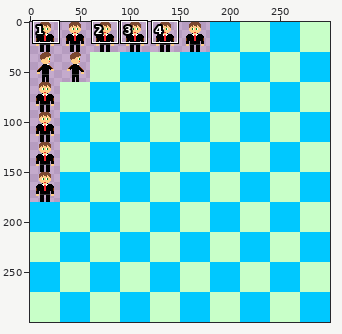
File history of a sprite sheet, assets/textures/characters/player.png. The first picture is a wide view before the edit; the outline marks the close-up.
Close-up. Earlier state:
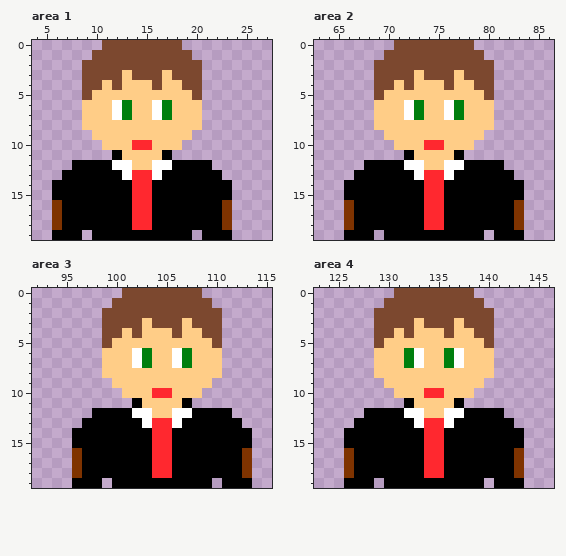
The file is 300x300 pixels. Shown: area 1: x 4..27, y 0..19; area 2: x 63..86, y 0..19; area 3: x 92..115, y 0..19; area 4: x 123..146, y 0..19. The commit also changed other parts of the picture, which this record leaves out.
Once edited:
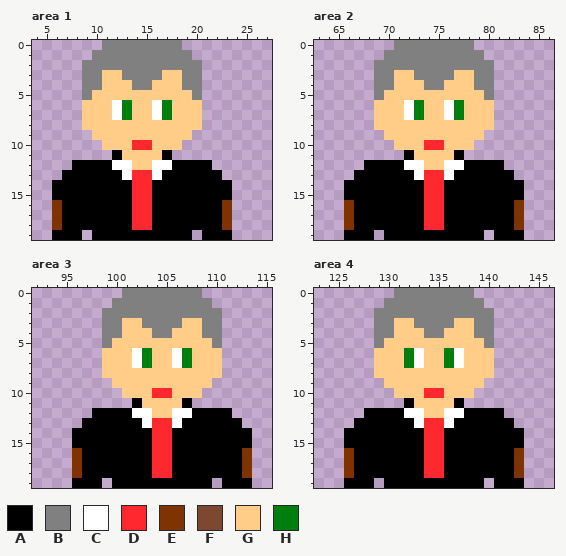
Palette (. is transparent): A #000000  B #808080  C #ffffff  D #ff282f  E #7f3300  F #7c482f  G #ffcd87  H #007f0e
Diff:
--- area 1
@@ x 7..22 @@
- 0 ....FFFFFFFF....
- 1 ...FFFFFFFFFF...
- 2 ..FFFFFFFFFFFF..
- 3 ..FFFFGFFFGFFF..
- 4 ..FFGFGGGFGGFF..
- 5 ..FGGGGGGGGGGF..
+ 0 ....BBBBBBBB....
+ 1 ...BBBBBBBBBB...
+ 2 ..BBBBBBBBBBBB..
+ 3 ..BBGGBBBBGGBB..
+ 4 ..BBGGGBBGGGBB..
+ 5 ..BGGGGGGGGGGB..
  6 ..GGGCHGGCHGGG..
--- area 2
@@ x 67..82 @@
- 0 ....FFFFFFFF....
- 1 ...FFFFFFFFFF...
- 2 ..FFFFFFFFFFFF..
- 3 ..FFFFGFFFGFFF..
- 4 ..FFGFGGGFGGFF..
- 5 ..FGGGGGGGGGGF..
+ 0 ....BBBBBBBB....
+ 1 ...BBBBBBBBBB...
+ 2 ..BBBBBBBBBBBB..
+ 3 ..BBGGBBBBGGBB..
+ 4 ..BBGGGBBGGGBB..
+ 5 ..BGGGGGGGGGGB..
  6 ..GGGCHGGCHGGG..
--- area 3
@@ x 97..112 @@
- 0 ....FFFFFFFF....
- 1 ...FFFFFFFFFF...
- 2 ..FFFFFFFFFFFF..
- 3 ..FFFFGFFFGFFF..
- 4 ..FFGFGGGFGGFF..
- 5 ..FGGGGGGGGGGF..
+ 0 ....BBBBBBBB....
+ 1 ...BBBBBBBBBB...
+ 2 ..BBBBBBBBBBBB..
+ 3 ..BBGGBBBBGGBB..
+ 4 ..BBGGGBBGGGBB..
+ 5 ..BGGGGGGGGGGB..
  6 ..GGGCHGGCHGGG..
--- area 4
@@ x 127..142 @@
- 0 ....FFFFFFFF....
- 1 ...FFFFFFFFFF...
- 2 ..FFFFFFFFFFFF..
- 3 ..FFFFGFFFGFFF..
- 4 ..FFGFGGGFGGFF..
- 5 ..FGGGGGGGGGGF..
+ 0 ....BBBBBBBB....
+ 1 ...BBBBBBBBBB...
+ 2 ..BBBBBBBBBBBB..
+ 3 ..BBGGBBBBGGBB..
+ 4 ..BBGGGBBGGGBB..
+ 5 ..BGGGGGGGGGGB..
  6 ..GGGHCGGHCGGG..
